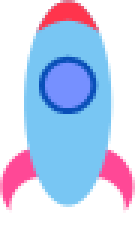
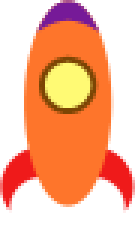
Two versions of the same layered image (w=135, h=225). Layer-by-layer changes:
added group "ship 3" with 6 layers above "ship 2" over [0, 0, 135, 213]
added layer "Shape 5" (1st of 4, in "ship 3") in group "ship 3" over [36, 0, 102, 33]
added layer "Shape 4" (1st of 4, in "ship 3") in group "ship 3" over [45, 60, 93, 108]
added layer "Shape 1" (1st of 4, in "ship 3") in group "ship 3" over [24, 0, 114, 207]
added layer "Shape 2 copy" (1st of 4, in "ship 3") in group "ship 3" over [0, 144, 87, 213]
added layer "Shape 2" (1st of 4, in "ship 3") in group "ship 3" over [54, 147, 135, 213]
renamed "Group 1 copy" to "ship 1", hid the group it (6 layers) over [0, 0, 135, 213]
